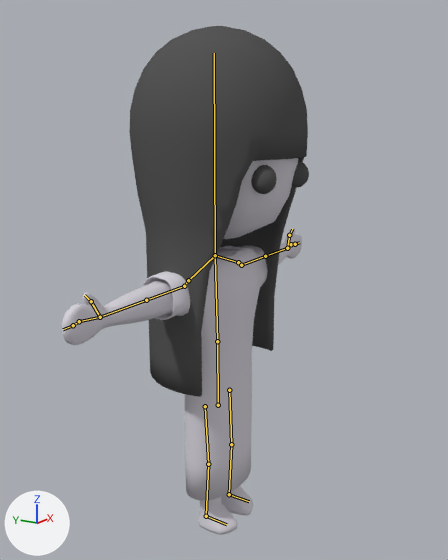
Renders of the Blender file Assets/Resources/Models/Ghost.blend from each side of a commit.
Before and after are seen from a camera (50 mm lens) standing at (-6.49, -4.14, 5.35) and looking at (-0.1, -0.14, 3.45). Arrows for +X, +Y and +Z are at lower left; the lights stay in place. Both versions are drawn at frame 34 of the action 'GhostAttacking'; the numbers are the values there. The bones that bend it are drawn over the model as lines.

Names of what the first picture shows: 'Body', 'Eyes', 'Hair', 'Head', 'Shirt'.
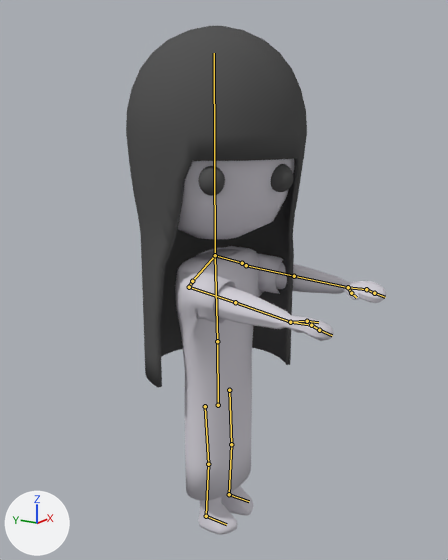
Changed parts and their boxes [x1, y1, x2, y2] in the pictures (448 x 560 px):
'Hair', posed
    before: [129, 26, 308, 397]
    after: [126, 26, 307, 388]
'Shirt', posed (14% narrower)
    before: [142, 245, 268, 500]
    after: [175, 246, 283, 500]
'Body', posed (16% narrower, 6% shorter)
    before: [62, 228, 302, 535]
    after: [185, 248, 386, 535]
'Head', posed
    before: [224, 158, 298, 239]
    after: [178, 159, 294, 239]
'Eyes', posed (64% wider)
    before: [251, 161, 309, 194]
    after: [198, 164, 294, 196]
bone 'CollarBone.L', root to tip
    before: (215, 255) to (188, 280)
    after: (215, 255) to (192, 281)
bone 'Hand.L', root to tip
    before: (100, 317) to (79, 321)
    after: (290, 322) to (311, 325)
bone 'Thumb.L', root to tip
    before: (100, 317) to (91, 301)
    after: (290, 322) to (307, 321)
bone 'CollarBone.R', root to tip
    before: (215, 255) to (238, 262)
    after: (215, 255) to (242, 263)
bone 'Hand.R', root to tip
    before: (287, 248) to (291, 244)
    after: (348, 287) to (366, 289)
bone 'Thumb.R', root to tip
    before: (287, 248) to (289, 235)
    after: (348, 287) to (351, 293)

The change in detail:
Bone 'CollarBone.L' (bone_collarbone_l) turns from (0, 0, 0) to (0, -2, 6) degrees about its own x, y and z.
Bone 'Hand.L' (bone_hand_l) moves from (0.0, 0.0, 0.0) to (-0.05, -0.03, -0.07).
Bone 'Hand.L' (bone_hand_l) turns from (0, 0, 0) to (10, -35, 1) degrees about its own x, y and z.
Bone 'Thumb.L' (bone_thumb_l) moves from (0.0, 0.0, 0.0) to (-0.05, -0.07, -0.03).
Bone 'Thumb.L' (bone_thumb_l) turns from (0, 0, 0) to (-1, -18, 32) degrees about its own x, y and z.
Bone 'Head' (bone_head) turns from (0, 0, 0) to (0, -34, 0) degrees about its own x, y and z.
Bone 'CollarBone.R' (bone_collarbone_r) turns from (0, 0, 0) to (0, 2, -6) degrees about its own x, y and z.
Bone 'Hand.R' (bone_hand_r) moves from (0.0, 0.0, 0.0) to (0.05, -0.03, -0.07).
Bone 'Hand.R' (bone_hand_r) turns from (0, 0, 0) to (10, 35, -1) degrees about its own x, y and z.
Bone 'Thumb.R' (bone_thumb_r) moves from (0.0, 0.0, 0.0) to (0.05, -0.07, -0.03).
Bone 'Thumb.R' (bone_thumb_r) turns from (0, 0, 0) to (-1, 18, -32) degrees about its own x, y and z.
Bone 'HandIK.L' (bone_handik_l) moves from (-0.46, 0.0, 0.95) to (0.84, -2.06, 0.75).
Bone 'Elbow.L' (bone_elbow_l) moves from (0.0, 0.95, 0.0) to (0.09, 1.19, 2.64).
Bone 'HandIK.R' (bone_handik_r) moves from (0.55, 0.0, 0.95) to (-0.84, -2.06, 0.75).
Bone 'Elbow.R' (bone_elbow_r) moves from (0.0, 0.95, 0.0) to (-0.09, 1.19, 2.64).
